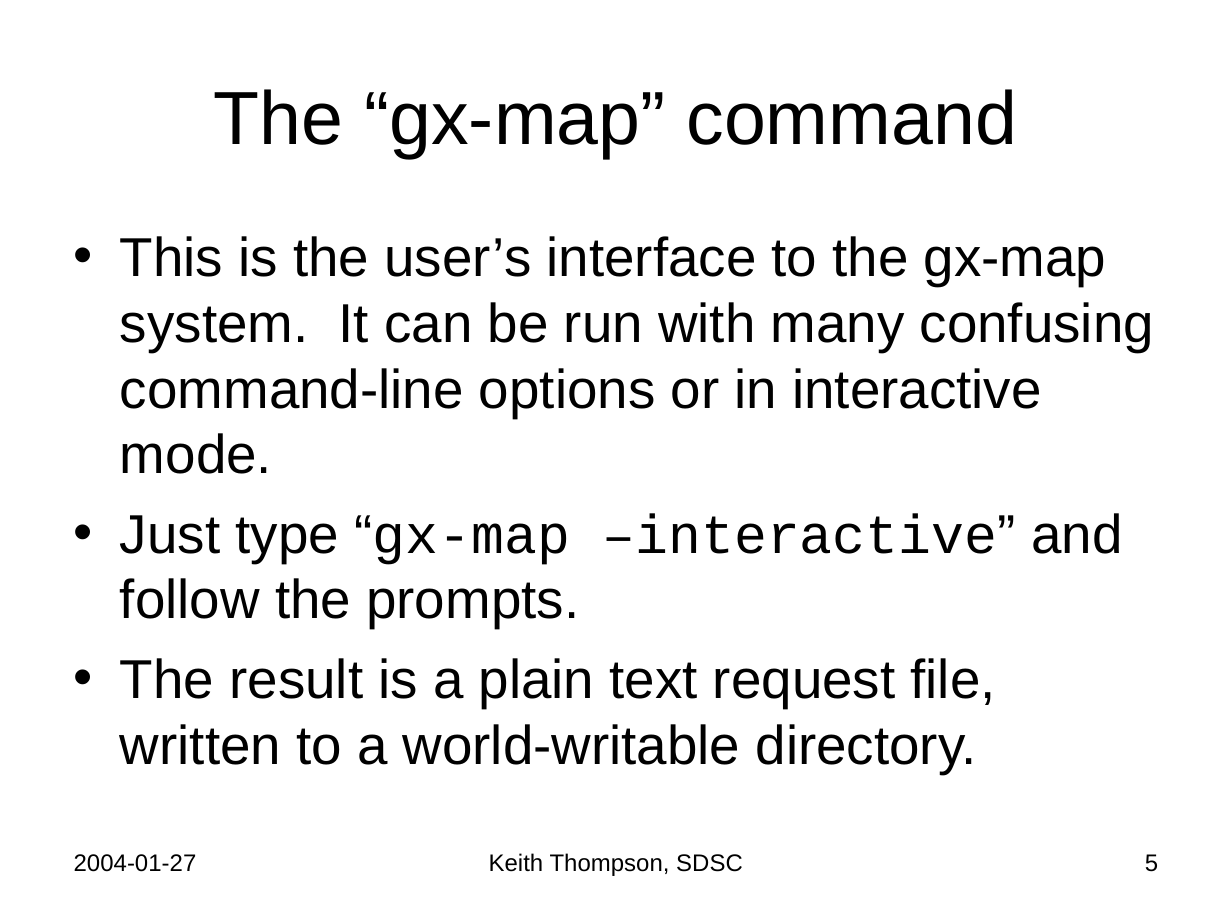
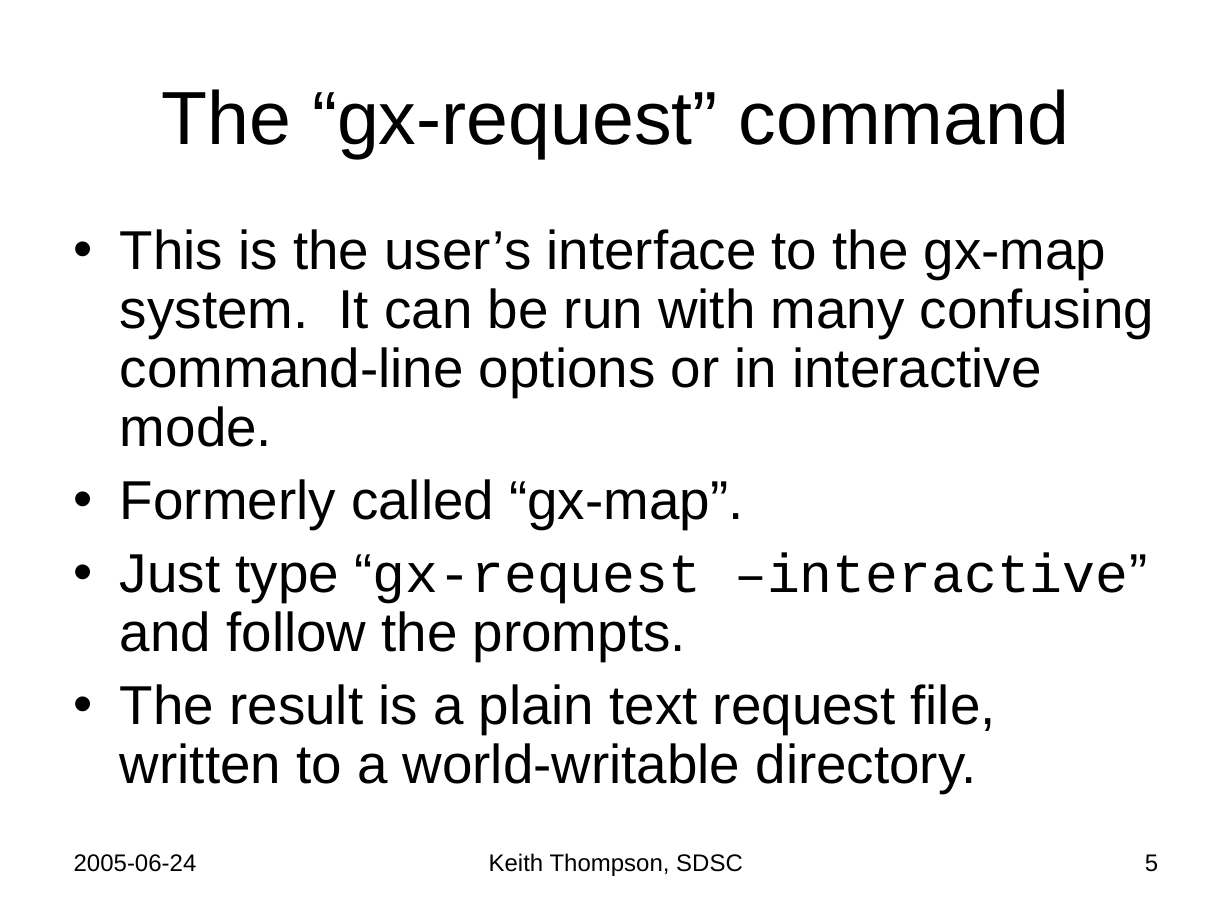
Before and after one commit to Keith-S-Thompson/gx-map, a slide deck: slide 5 of gx-map.ppt. Drawn at 1232x924 pixels with LibreOffice and Linux fonts; fonts in the diff are those of the drawing. Boxes give left, top, right and bottom in pixels: in the first picture for what was removed or moved away, otherwise in the second. Text is boxed around its words. In the diff, an @@ line names an element or a change of style, - is before the commit and + after.

```diff
--- a/gx-map.ppt
+++ b/gx-map.ppt
@@ title at <box>162,89,1069,158</box>: text changed @@
-The “gx-map” command
+The “gx-request” command
@@ text at <box>120,229,1154,793</box>: line spacing 1 to 0.9 @@
@@ text at <box>120,479,1148,661</box>: text changed @@
-• Just type “gx-map –interactive” and follow the prompts.
+• Formerly called “gx-map”.
+• Just type “gx-request –interactive” and follow the prompts.
@@ text at <box>74,854,197,872</box>: text changed @@
-2004-01-27
+2005-06-24
```
Also in this commit, not shown: 24 other slides changed, 4 slides added, 7 slides removed.
